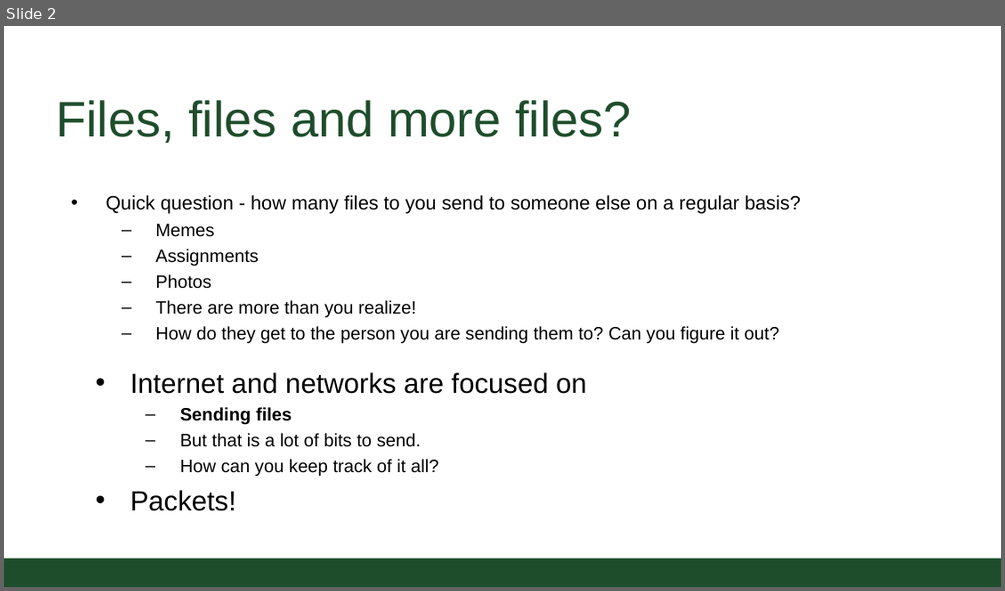
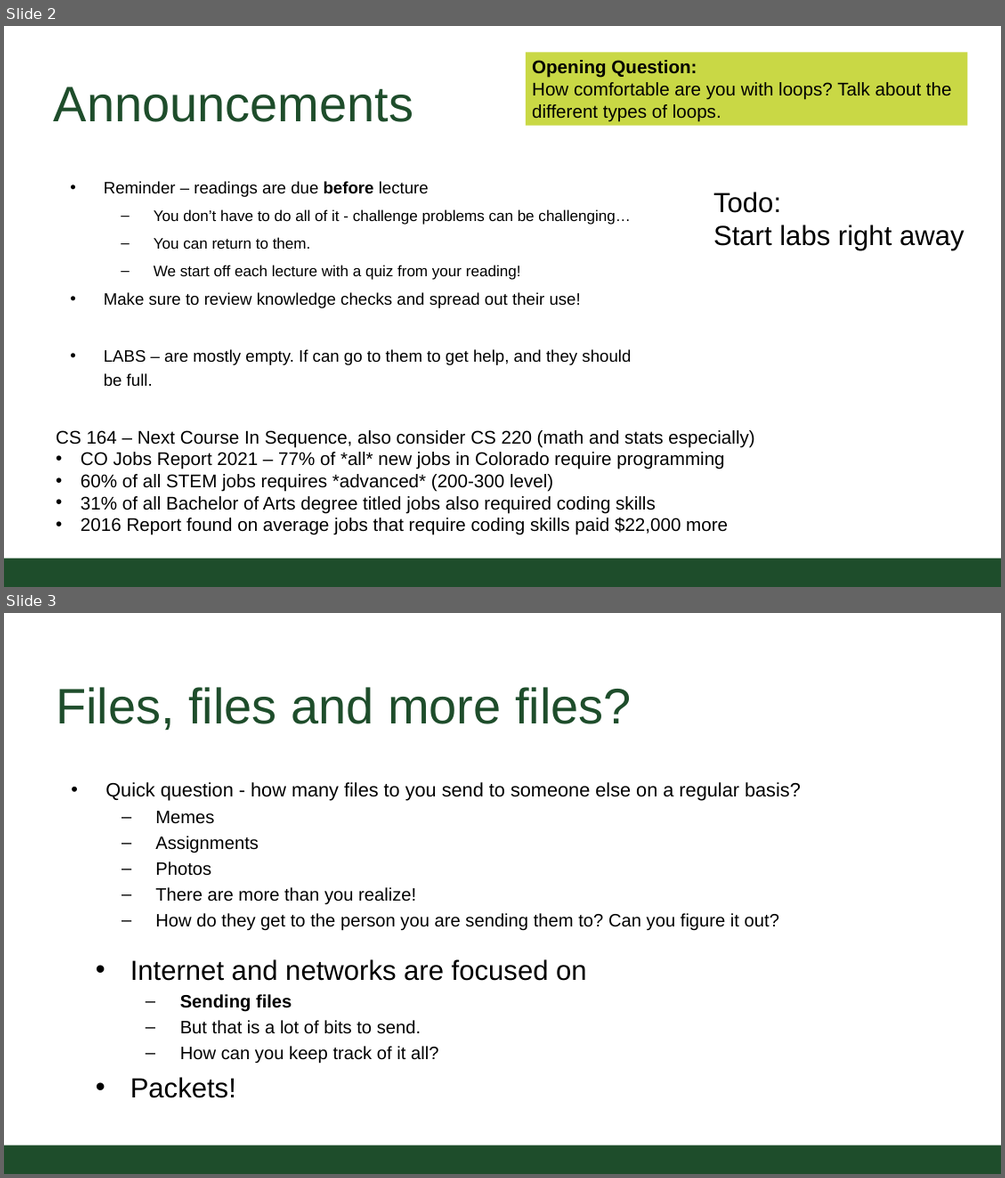
Before and after one commit to CSU-CS150B/handouts, a slide deck: Slides/On-Campus/10_01_Routing_PacketsAndIntroToRecursion.pptx. Shown one above the other, each under a label of ours: slide 2 before the commit, slides 2 and 3 after it. The pictures are 1005x591 and 1005x1178 pixels, drawn with LibreOffice and Linux fonts; fonts in the diff are those of the drawing; background and template pictures are left out. Boxes give left, top, right and bottom in pixels: in the first picture for what was removed or moved away, otherwise in the second. Text is boxed around its words. In the diff, an @@ line names an element or a change of style, - is before the commit and + after.

```diff
--- a/Slides/On-Campus/10_01_Routing_PacketsAndIntroToRecursion.pptx
+++ b/Slides/On-Campus/10_01_Routing_PacketsAndIntroToRecursion.pptx
@@ slide 2 added at <box>4,26,1001,587</box>, background #FFFFFF; not listed: 1 template element that a slide beside it also shows @@
@@ rectangle added at <box>526,53,967,126</box>, fill #C9D845, 20 pt, text #000000 @@
+Opening Question:
+How comfortable are you with loops? Talk about the different types of loops.
@@ title added at <box>54,87,413,122</box>, 54.4 pt, text #1E4D2B @@
+Announcements
@@ text added at <box>104,181,631,386</box>, 18.1 pt, text #000000 @@
+• Reminder – readings are due before lecture
+  – You don’t have to do all of it - challenge problems can be challenging…
+  – You can return to them.
+  – We start off each lecture with a quiz from your reading!
+• Make sure to review knowledge checks and spread out their use!
+• LABS – are mostly empty. If can go to them to get help, and they should be full.
@@ text added at <box>713,192,964,250</box>, 30.2 pt, text #000000 @@
+Todo:
+Start labs right away
@@ text added at <box>56,430,754,535</box>, 20 pt, text #000000 @@
+CS 164 – Next Course In Sequence, also consider CS 220 (math and stats especially)
+• CO Jobs Report 2021 – 77% of *all* new jobs in Colorado require programming
+• 60% of all STEM jobs requires *advanced* (200-300 level)
+• 31% of all Bachelor of Arts degree titled jobs also required coding skills
+• 2016 Report found on average jobs that require coding skills paid $22,000 more
@@ what was slide 2 is now slide 3 @@
```
Also in this commit, not shown: 2 slides changed, 2 other slides added, 1 other file.
